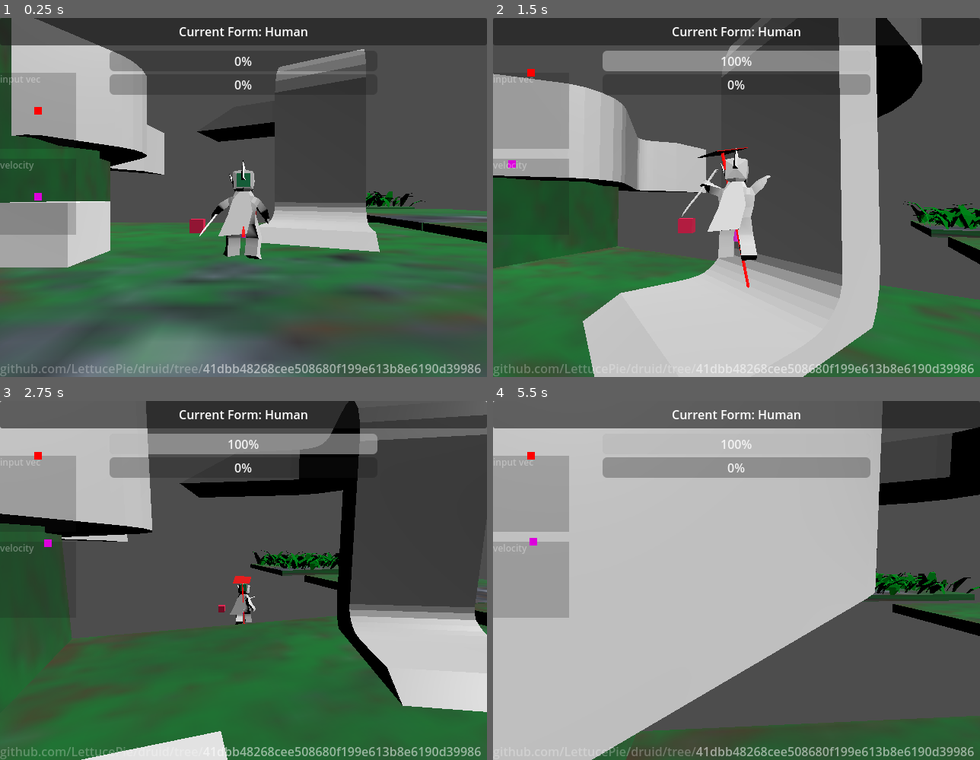
Above: before the commit, frames 1-4 (two rows, left to right).
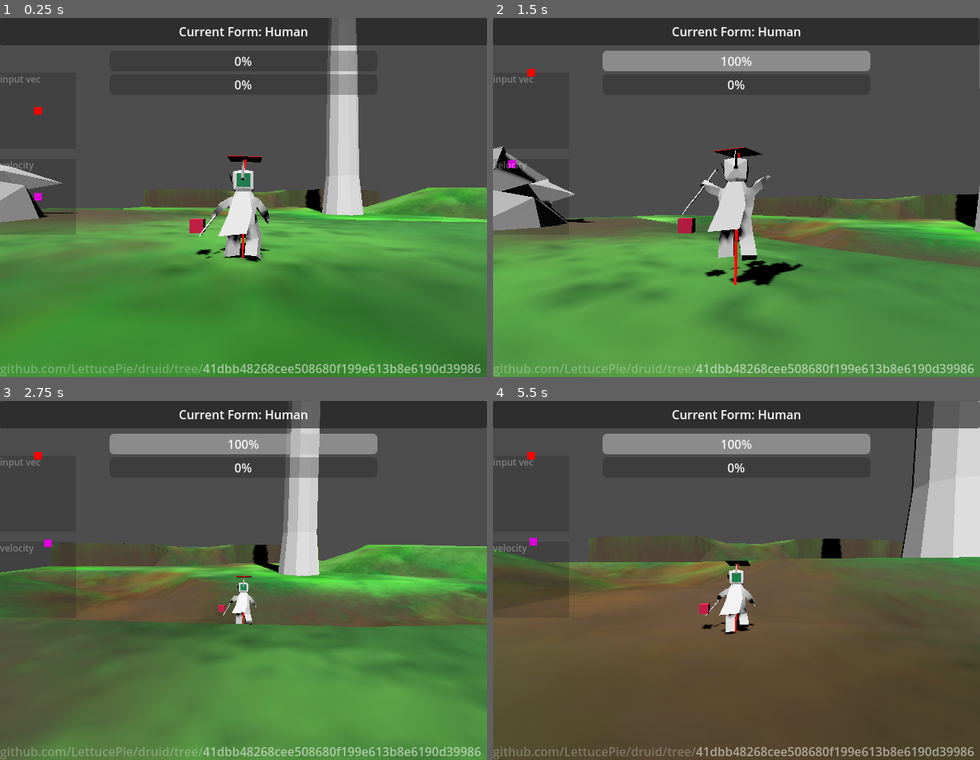
Above: after the commit, the same moments.

Repository: LettucePie/druid
Game: Godot game, scene res://playscenes/play_0.tscn
Two runs of this game, one before a commit and one after it. Both use one fixed random seed, a clock stepped at 60 frames per second and the inputs below.
Inputs (mouse positions are in pixels of both pictures, inside the frame that each line leads up to):
- Up to frame 1 (0.25 s): no input
- Up to frame 2 (1.5 s): tap Enter (ui_accept) at 0.5, 0.8, 1.35 s; move the mouse to (760, 197) at 0.52 s; hold W (move_up) from 0.53 s (still down); tap N (attack) at 0.6 s; tap Space (jump) at 0.77, 1.07 s; move the mouse to (712, 197) at 1.27 s
- Up to frame 3 (2.75 s): keep holding W (move_up); tap Space (jump) at 1.52, 1.55, 1.82, 2.1 s; move the mouse to (253, 573) at 2.02 s; tap N (attack) at 2.3 s
- Up to frame 4 (5.5 s): keep holding W (move_up); move the mouse to (731, 587) at 2.77 s; right-click (731, 587) at 2.85 s; tap Space (jump) at 3.02, 3.32, 3.77, 3.8, 4.07, 4.52, 4.82 s; tap Enter (ui_accept) at 3.05, 5.3 s; move the mouse to (775, 584) at 3.52 s; tap N (attack) at 3.6, 4.55 s; move the mouse to (697, 576) at 4.27 s; tap K (cam_down) at 4.35 s; move the mouse to (741, 580) at 5.02 s; tap J (cam_left) at 5.1 s

The runs differ from the first frame. In frame 1, 63% of the frame differs, in the area x 0-100%, y 0-100%; in frame 2, 63%; in frame 3, 72%; in frame 4, 93%.

Commit message:
testing basic movement, may have over complicated things

Diff:
--- a/core/player.gd
+++ b/core/player.gd
@@ -58,6 +58,7 @@
 var form_speed : float = 5.0
 var form_accel : float = 0.1
 var form_jump : float = 4.5
+var form_weight : float = 1.0
 var form_air_control : float = 0.15
 var form_mag_angle : float = 0.15
 var form_turn : float = 0.5
@@ -127,6 +128,7 @@
 	current_mesh = human_mesh
 	current_cam = get_viewport().get_camera_3d()
 	motion_mode = 0
+	set_form_to(Form.HUMAN)
 #	human_anim.play("walk")
 #	floor_max_angle = PI
 
@@ -152,6 +154,7 @@
 		form_speed = 5.0
 		form_accel = 0.1
 		form_jump = 4.5
+		form_weight = 1.2
 		form_air_control = 2.5
 		form_mag_angle = 0.8
 		form_turn = 0.5
@@ -165,6 +168,7 @@
 		form_speed = 4.0
 		form_accel = 0.15
 		form_jump = 4.0
+		form_weight = 0.8
 		form_air_control = 4.9
 		form_mag_angle = 0.15
 		form_turn = 0.8
@@ -179,6 +183,7 @@
 		form_speed = 7.0
 		form_accel = 0.08
 		form_jump = 5.0
+		form_weight = 1.2
 		form_air_control = 1.0
 		form_mag_angle = 0.4
 		form_turn = 0.15
@@ -470,7 +475,7 @@
 			if blended_normal != Vector3.UP:
 				update_up(Vector3.UP)
 			## Apply Gravity
-			velocity.y -= gravity * delta
+			velocity.y -= (gravity * form_weight) * delta
 			$norm_vec/mag.visible = false
 
 			## Check if player has jumped, and apply jump velocity
--- a/core/player.tscn
+++ b/core/player.tscn
@@ -29,6 +29,10 @@
 [sub_resource type="AnimationNodeAnimation" id="AnimationNodeAnimation_rxmtq"]
 animation = &"jump"
 
+[sub_resource type="AnimationNodeAnimation" id="AnimationNodeAnimation_wdanu"]
+animation = &"jump"
+play_mode = 1
+
 [sub_resource type="AnimationNodeStateMachineTransition" id="AnimationNodeStateMachineTransition_8ndn3"]
 advance_mode = 2
 
@@ -48,6 +52,9 @@
 
 [sub_resource type="AnimationNodeStateMachineTransition" id="AnimationNodeStateMachineTransition_p8mt0"]
 switch_mode = 2
+advance_mode = 2
+
+[sub_resource type="AnimationNodeStateMachineTransition" id="AnimationNodeStateMachineTransition_5ny7i"]
 advance_mode = 2
 
 [sub_resource type="AnimationNodeStateMachine" id="AnimationNodeStateMachine_qojse"]
@@ -61,10 +68,12 @@
 states/fall/position = Vector2(424, 215)
 states/jump/node = SubResource("AnimationNodeAnimation_rxmtq")
 states/jump/position = Vector2(314, 215)
+states/land/node = SubResource("AnimationNodeAnimation_wdanu")
+states/land/position = Vector2(544, 213)
 states/movement/node = ExtResource("3_3woer")
 states/movement/position = Vector2(532, 100)
-transitions = ["Start", "movement", SubResource("AnimationNo …(484 unchanged characters)… mationNodeStateMachineTransition_p8mt0")]
-graph_offset = Vector2(12, 6)
+transitions = ["Start", "movement", SubResource("AnimationNo …(484 unchanged characters)… mationNodeStateMachineTransition_p8mt0"), "land", "movement", SubResource("AnimationNodeStateMachineTransition_5ny7i")]
+graph_offset = Vector2(-14, 70)
 
 [sub_resource type="AnimationNodeAnimation" id="AnimationNodeAnimation_qej4r"]
 animation = &"dodge_b"
@@ -263,34 +272,34 @@
 transform = Transform3D(-0.312618, 0, -2.73299e-08, 0, 0.312618, 0, 2.73299e-08, 0, -0.312618, 0, 0.143265, 0)
 
 [node name="Skeleton3D" parent="human_node/human_model/human_armature" index="0"]
-bones/0/position = Vector3(0, -0.139652, -0.10598)
+bones/0/position = Vector3(0, -0.160093, -0.10598)
 bones/0/rotation = Quaternion(0.0914123, -0.00244562, -0.0016501, 0.995809)
-bones/1/rotation = Quaternion(-0.00980591, 0.0214421, 0.797025, 0.603486)
+bones/1/rotation = Quaternion(-0.0161559, -0.00610084, 0.797929, 0.602504)
 bones/2/rotation = Quaternion(0.0834039, -0.0313383, 0.324214, 0.941779)
 bones/3/rotation = Quaternion(0.317049, 0.0415371, 0.0138462, 0.947398)
-bones/5/rotation = Quaternion(-0.00813602, -0.0138803, 0.00366, 0.999864)
+bones/5/rotation = Quaternion(0.010374, -0.0138924, 0.0033071, 0.999844)
 bones/6/rotation = Quaternion(-0.0150778, -3.56578e-05, -0.000320333, 0.999886)
 bones/10/position = Vector3(-0.34512, -0.192523, -0.00858107)
-bones/10/rotation = Quaternion(-0.21599, 0.24135, 0.943824, 0.0655295)
-bones/11/rotation = Quaternion(-0.38715, 0.00105275, -0.00282624, 0.922012)
+bones/10/rotation = Quaternion(-0.214815, 0.257756, 0.939477, 0.0692822)
+bones/11/rotation = Quaternion(-0.429523, 0.00118278, -0.00277435, 0.903051)
 bones/12/rotation = Quaternion(-0.0599468, -0.00843683, -0.742144, 0.667501)
-bones/13/rotation = Quaternion(-0.0847742, -0.0240271, -0.25775, 0.962186)
+bones/13/rotation = Quaternion(-0.0818547, -0.0178895, -0.276329, 0.957404)
 bones/14/rotation = Quaternion(0.395912, -0.0344117, -0.113618, 0.910582)
 bones/17/position = Vector3(0.358753, -0.19082, -0.0116346)
-bones/17/rotation = Quaternion(0.099563, 0.332103, 0.934189, -0.0841756)
-bones/18/rotation = Quaternion(-0.245646, -0.0954236, -0.0114564, 0.964583)
+bones/17/rotation = Quaternion(0.0966886, 0.363197, 0.922545, -0.0874623)
+bones/18/rotation = Quaternion(-0.293422, -0.0947339, -0.0161987, 0.95114)
 
 [node name="ear_a" parent="human_node/human_model/human_armature/Skeleton3D" index="0"]
-transform = Transform3D(0.999448, -0.00253311, -0.0331121, -0.00199962, 0.990687, -0.136145, 0.0331486, 0.136136, 0.990135, 0.000675778, 1.70064, 0.203382)
+transform = Transform3D(0.999448, -0.00253311, -0.0331121, -0.00322538, 0.984968, -0.172705, 0.0330519, 0.172717, 0.984417, 0.000675778, 1.67546, 0.232265)
 
 [node name="hair_a" parent="human_node/human_model/human_armature/Skeleton3D" index="1"]
-transform = Transform3D(0.999448, -0.00253311, -0.0331121, -0.00199962, 0.990687, -0.136145, 0.0331486, 0.136136, 0.990135, 0.00858761, 2.12467, -0.0095855)
+transform = Transform3D(0.999448, -0.00253311, -0.0331121, -0.00322538, 0.984968, -0.172705, 0.0330519, 0.172717, 0.984417, 0.00858761, 2.10708, 0.0351405)
 
 [node name="cape" parent="human_node/human_model/human_armature/Skeleton3D" index="2"]
-transform = Transform3D(0.999449, -0.0329398, 0.00416953, 0.0331848, 0.995123, -0.0928937, -0.0010893, 0.0929809, 0.995667, -0.0395435, 1.21568, -0.298499)
+transform = Transform3D(0.999449, -0.0329398, 0.00416953, 0.0332023, 0.990999, -0.129689, 0.000139914, 0.129756, 0.991546, -0.0395435, 1.20942, -0.287224)
 
 [node name="staff_a" parent="human_node/human_model/human_armature/Skeleton3D" index="3"]
-transform = Transform3D(0.382437, -0.302218, 0.873159, 0.861692, 0.457749, -0.218979, -0.333508, 0.83614, 0.435479, 1.40329, 0.0495117, 0.207474)
+transform = Transform3D(0.418705, -0.288622, 0.861036, 0.84663, 0.467029, -0.25515, -0.328487, 0.835812, 0.439904, 1.37238, 0.000823021, 0.209279)
 
 [node name="standin_floor" parent="human_node/human_model" index="1"]
 visible = false
@@ -326,33 +335,26 @@
 transform = Transform3D(-0.115452, 0, -1.00931e-08, 0, 0.115452, 0, 1.00931e-08, 0, -0.115452, 0, 0.075846, 0)
 
 [node name="Skeleton3D" parent="wolf_node/wolf_model/Armature" index="0"]
-bones/1/rotation = Quaternion(0.678166, -8.71888e-16, -9.23931e-16, 0.734908)
-bones/2/rotation = Quaternion(0.0858221, 1.05205e-15, -2.69045e-17, 0.99631)
-bones/3/rotation = Quaternion(-0.251521, -1.2479e-17, 3.68652e-17, 0.967852)
-bones/4/rotation = Quaternion(-0.221885, 8.90682e-19, 2.65584e-17, 0.975073)
-bones/5/rotation = Quaternion(0.398467, 2.78141e-18, -6.84822e-17, 0.917183)
+bones/1/rotation = Quaternion(0.656745, -8.93774e-16, -8.93774e-16, 0.754113)
+bones/2/rotation = Quaternion(0.12946, 1.04057e-15, -9.22106e-17, 0.991585)
+bones/3/rotation = Quaternion(-0.320401, -3.14133e-20, 7.11326e-17, 0.947282)
+bones/4/rotation = Quaternion(-0.291172, 3.19186e-23, 6.46532e-17, 0.956671)
+bones/5/rotation = Quaternion(0.456607, 1.48065e-22, -1.01387e-16, 0.889668)
 bones/6/rotation = Quaternion(0.859775, 0.204093, 0.0176992, -0.467782)
 bones/7/rotation = Quaternion(0.859775, -0.204093, -0.0176992, -0.467782)
-bones/8/position = Vector3(0.903733, 1.1119, 1.08897)
-bones/8/rotation = Quaternion(0.692614, 6.79608e-17, 4.19855e-17, 0.721309)
 bones/9/rotation = Quaternion(0.102258, 1.18584e-07, 1.21901e-08, 0.994758)
-bones/10/rotation = Quaternion(0.118577, -1.18368e-07, 1.41355e-08, 0.992945)
-bones/11/rotation = Quaternion(-0.463038, 1.0566e-07, -5.51985e-08, 0.886338)
-bones/12/position = Vector3(-0.903733, 1.14289, 1.00879)
-bones/12/rotation = Quaternion(0.779875, 5.94324e-18, 7.44484e-18, 0.625935)
-bones/13/rotation = Quaternion(0.201876, 1.16697e-07, 2.463e-08, 0.979411)
-bones/14/rotation = Quaternion(0.0243497, -1.19174e-07, 2.90272e-09, 0.999704)
-bones/16/position = Vector3(0.819108, 0.267905, 0.465039)
-bones/16/rotation = Quaternion(0.663205, 0.000224072, -0.0920714, 0.742753)
-bones/17/rotation = Quaternion(0.531889, -0.0214231, 0.065744, 0.843986)
+bones/11/rotation = Quaternion(-0.441557, 1.54199e-07, 3.77882e-08, 0.897233)
+bones/13/rotation = Quaternion(0.102258, 1.18584e-07, 1.21901e-08, 0.994758)
+bones/15/rotation = Quaternion(-0.461216, 1.34981e-07, 9.27533e-10, 0.887288)
+bones/16/rotation = Quaternion(0.646434, 0.0612555, 0.00422741, 0.760495)
+bones/17/rotation = Quaternion(0.560286, -0.0218214, 0.0589299, 0.825912)
 bones/18/rotation = Quaternion(-0.52007, 0.0295707, -0.0811033, 0.84975)
-bones/19/rotation = Quaternion(0.864895, -0.00104698, -0.000526459, 0.501951)
-bones/20/rotation = Quaternion(0.128067, -0.00153915, 0.00107689, 0.991764)
-bones/21/rotation = Quaternion(0.332677, -0.00028826, 0.000536895, 0.943041)
-bones/22/position = Vector3(-0.819108, 0.268088, 0.460104)
-bones/22/rotation = Quaternion(0.560716, -0.0511702, 0.0164392, 0.826262)
-bones/23/rotation = Quaternion(0.562887, 0.0216744, -0.0588847, 0.824149)
-bones/24/rotation = Quaternion(-0.492808, -0.0316838, 0.0812484, 0.865757)
+bones/19/rotation = Quaternion(0.955348, 3.67867e-16, -1.18503e-15, 0.295482)
+bones/20/rotation = Quaternion(0.128068, 1.91008e-18, -3.62273e-17, 0.991765)
+bones/21/rotation = Quaternion(0.332678, 1.65721e-24, -7.38693e-17, 0.943041)
+bones/22/rotation = Quaternion(0.646434, -0.0612555, -0.00422741, 0.760495)
+bones/23/rotation = Quaternion(0.560286, 0.0218214, -0.0589299, 0.825912)
+bones/24/rotation = Quaternion(-0.52007, -0.0295707, 0.0811033, 0.84975)
 
 [node name="cam_dial" type="Node3D" parent="."]
 
--- a/playscenes/play_0.tscn
+++ b/playscenes/play_0.tscn
@@ -1,17 +1,17 @@
 [gd_scene load_steps=6 format=3 uid="uid://38xabr081erv"]
 
-[ext_resource type="PackedScene" uid="uid://ddgwvml0m7dbo" path="res://stages/stage_0.tscn" id="1_2168l"]
 [ext_resource type="Script" path="res://playscenes/play_setup.gd" id="1_eekld"]
 [ext_resource type="PackedScene" uid="uid://bmicu2av4r0qn" path="res://core/player.tscn" id="2_tdm4s"]
 [ext_resource type="PackedScene" uid="uid://i24gu0sj315s" path="res://ui/gui.tscn" id="3_7kqrl"]
+[ext_resource type="PackedScene" uid="uid://0icxcw1asu7r" path="res://stages/stage_1.tscn" id="5_fxrk7"]
 [ext_resource type="PackedScene" uid="uid://c8aesldj7t5jp" path="res://ui/commit.tscn" id="5_piluj"]
 
 [node name="play_0" type="Node"]
 script = ExtResource("1_eekld")
 player_scene = ExtResource("2_tdm4s")
 
-[node name="stage_0" parent="." instance=ExtResource("1_2168l")]
-
 [node name="gui" parent="." instance=ExtResource("3_7kqrl")]
 
 [node name="commit" parent="." instance=ExtResource("5_piluj")]
+
+[node name="stage_1" parent="." instance=ExtResource("5_fxrk7")]
--- a/stages/stage_1.tscn
+++ b/stages/stage_1.tscn
@@ -1,12 +1,14 @@
 [gd_scene load_steps=4 format=3 uid="uid://0icxcw1asu7r"]
 
+[ext_resource type="Script" path="res://stages/stage.gd" id="1_c25xd"]
 [ext_resource type="PackedScene" uid="uid://dib0nfsjs5krn" path="res://art/model/environment/stage_tiles/stage_1.glb" id="1_pi2wl"]
-[ext_resource type="PackedScene" uid="uid://bmicu2av4r0qn" path="res://core/player.tscn" id="2_cy58v"]
 
 [sub_resource type="ConcavePolygonShape3D" id="ConcavePolygonShape3D_dm7bl"]
 data = PackedVector3Array(-80.0925, -1, -80.0925, -79.8775, 14.3708, 80.2429, -80.0925, -1, 80.0925, -80.0925, 13.2035, …(15748 unchanged characters)…
 
-[node name="stage_1" type="Node3D"]
+[node name="stage_1" type="Node3D" node_paths=PackedStringArray("start_point")]
+script = ExtResource("1_c25xd")
+start_point = NodePath("Spawn")
 
 [node name="terrain_meshes" parent="." instance=ExtResource("1_pi2wl")]
 transform = Transform3D(0.5, 0, 0, 0, 0.5, 0, 0, 0, 0.5, 0, 0, 0)
@@ -20,7 +22,7 @@
 transform = Transform3D(-0.504928, 0.859464, -0.0798106, -0.594316, -0.279116, 0.754243, 0.625968, 0.428271, 0.651727, 0, 24.494, 0)
 shadow_enabled = true
 
-[node name="player" parent="." instance=ExtResource("2_cy58v")]
-transform = Transform3D(1, 0, 0, 0, 1, 0, 0, 0, 1, 0, 12.3248, 0)
+[node name="Spawn" type="Marker3D" parent="."]
+transform = Transform3D(1, 0, 0, 0, 1, 0, 0, 0, 1, -10.0913, 7.64453, 32.8584)
 
 [editable path="terrain_meshes"]
--- /dev/null
+++ b/testing/testing_magnet_movement.gd
@@ -0,0 +1,28 @@
+extends CharacterBody3D
+
+
+const SPEED = 5.0
+const JUMP_VELOCITY = 4.5
+
+
+func _physics_process(delta: float) -> void:
+	# Add the gravity.
+	if not is_on_floor():
+		velocity += get_gravity() * delta
+
+	# Handle jump.
+	if Input.is_action_just_pressed("ui_accept") and is_on_floor():
+		velocity.y = JUMP_VELOCITY
+
+	# Get the input direction and handle the movement/deceleration.
+	# As good practice, you should replace UI actions with custom gameplay actions.
+	var input_dir := Input.get_vector("move_left", "move_right", "move_up", "move_down")
+	var direction := (transform.basis * Vector3(input_dir.x, 0, input_dir.y)).normalized()
+	if direction:
+		velocity.x = direction.x * SPEED
+		velocity.z = direction.z * SPEED
+	else:
+		velocity.x = move_toward(velocity.x, 0, SPEED)
+		velocity.z = move_toward(velocity.z, 0, SPEED)
+
+	move_and_slide()
--- /dev/null
+++ b/testing/testing_magnet_movement.tscn
@@ -0,0 +1,30 @@
+[gd_scene load_steps=5 format=3 uid="uid://ceh73cvblfle2"]
+
+[ext_resource type="PackedScene" uid="uid://0icxcw1asu7r" path="res://stages/stage_1.tscn" id="1_ovvgp"]
+[ext_resource type="Script" path="res://testing/testing_magnet_movement.gd" id="2_h3uyg"]
+
+[sub_resource type="CapsuleMesh" id="CapsuleMesh_u3kxo"]
+
+[sub_resource type="CapsuleShape3D" id="CapsuleShape3D_46cpj"]
+
+[node name="testing_magnet_movement" type="Node3D"]
+
+[node name="stage_1" parent="." instance=ExtResource("1_ovvgp")]
+transform = Transform3D(1, 0, 0, 0, 1, 0, 0, 0, 1, 0, -8.44445, 0)
+
+[node name="CharacterBody3D" type="CharacterBody3D" parent="."]
+transform = Transform3D(1, 0, 0, 0, 1, 0, 0, 0, 1, -9.69896, 0.457532, 27.8637)
+script = ExtResource("2_h3uyg")
+
+[node name="MeshInstance3D" type="MeshInstance3D" parent="CharacterBody3D"]
+mesh = SubResource("CapsuleMesh_u3kxo")
+skeleton = NodePath("../..")
+
+[node name="CollisionShape3D" type="CollisionShape3D" parent="CharacterBody3D"]
+shape = SubResource("CapsuleShape3D_46cpj")
+
+[node name="Node3D" type="Node3D" parent="CharacterBody3D"]
+transform = Transform3D(0.531753, 0, 0.846899, 0, 1, 0, -0.846899, 0, 0.531753, 0, 0, 0)
+
+[node name="Camera3D" type="Camera3D" parent="CharacterBody3D/Node3D"]
+transform = Transform3D(1, 0, 0, 0, 0.978825, 0.204701, 0, -0.204701, 0.978825, 0, 1.46302, 6.49506)
Not shown: 1 places in core/player.tscn that only renumber resources
